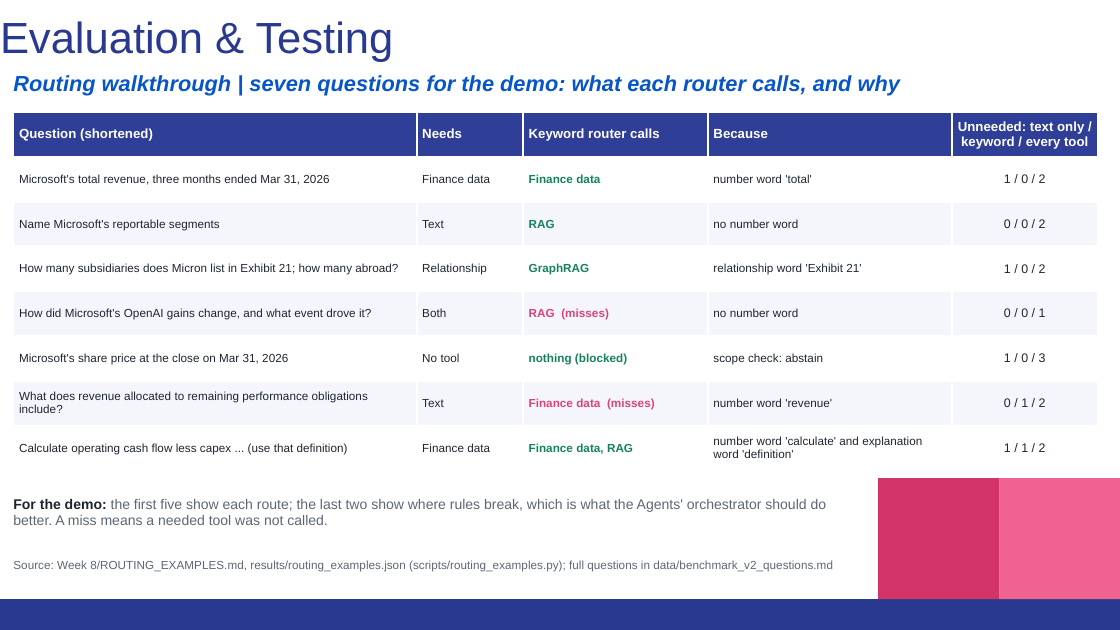
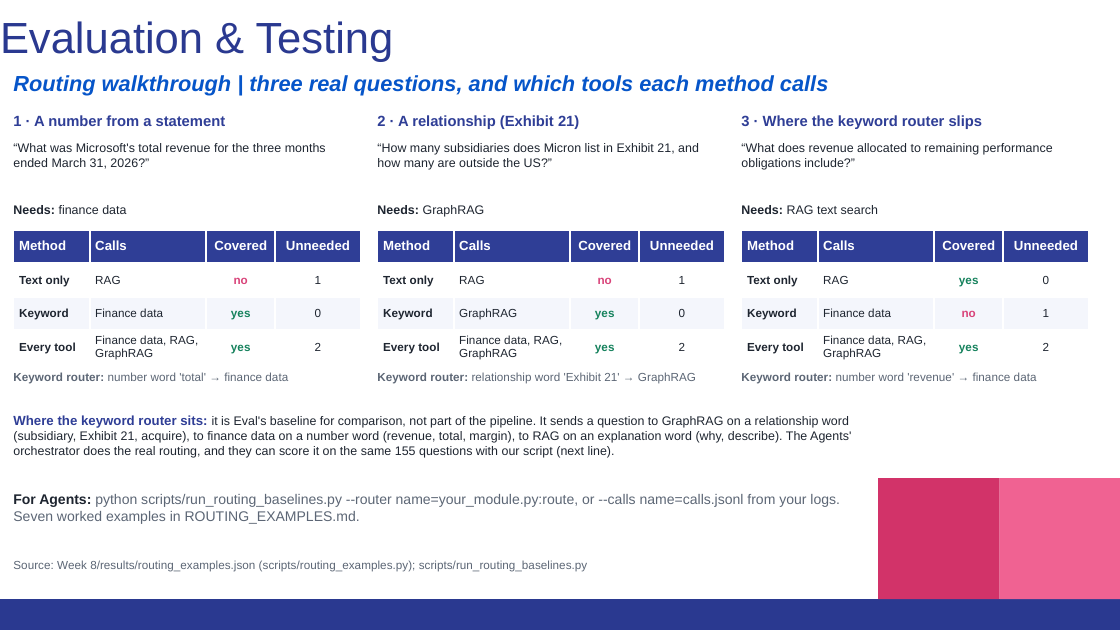
Before and after one commit to thomassong0604-oss/kpmg-eval, a slide deck: slide 6 of Week 8/deck/KPMG_Eval_Week8_11-12.pptx. Drawn at 1120x630 pixels with LibreOffice and Linux fonts; fonts in the diff are those of the drawing. Boxes give left, top, right and bottom in pixels: in the first picture for what was removed or moved away, otherwise in the second. Text is boxed around its words. In the diff, an @@ line names an element or a change of style, - is before the commit and + after.

```diff
--- a/Week 8/deck/KPMG_Eval_Week8_11-12.pptx
+++ b/Week 8/deck/KPMG_Eval_Week8_11-12.pptx
@@ text at (x1=13, y1=75, x2=828, y2=95): text changed @@
-Routing walkthrough | seven questions for the demo: what each router calls, and why
+Routing walkthrough | three real questions, and which tools each method calls
@@ table removed at (x1=13, y1=112, x2=1098, y2=470), 8 rows, 5 columns @@
-Question (shortened) | Needs | Keyword router calls | Because | Unneeded: text only / keyword / every tool
-Microsoft's total revenue, three months ended Mar 31, 2026 | Finance data | Finance data | number word 'total' | 1 / 0 / 2
-Name Microsoft's reportable segments | Text | RAG | no number word | 0 / 0 / 2
-How many subsidiaries does Micron list in Exhibit 21; how many abroad? | Relationship | GraphRAG | relationship word 'Exhibit 21' | 1 / 0 / 2
-How did Microsoft's OpenAI gains change, and what event drove it? | Both | RAG (misses) | no number word | 0 / 0 / 1
-Microsoft's share price at the close on Mar 31, 2026 | No tool | nothing (blocked) | scope check: abstain | 1 / 0 / 3
-What does revenue allocated to remaining performance obligations include? | Text | Finance data (misses) | number word 'revenue' | 0 / 1 / 2
-Calculate operating cash flow less capex ... (use that definition) | Finance data | Finance data, RAG | number word 'calculate' and explanation word 'definition' | 1 / 1 / 2
@@ text added at (x1=13, y1=115, x2=226, y2=126), 9.5 pt, text #2F3E96, bold @@
+1 · A number from a statement
@@ text added at (x1=377, y1=115, x2=579, y2=129), 9.5 pt, text #2F3E96, bold @@
+2 · A relationship (Exhibit 21)
@@ text added at (x1=741, y1=115, x2=983, y2=129), 9.5 pt, text #2F3E96, bold @@
+3 · Where the keyword router slips
@@ text at (x1=13, y1=143, x2=326, y2=169): text changed; size 9 to 8 pt; text colour #5C6675 to #1E2530 @@
-For the demo: the first five show each route; the last two show where rules break, which is what the Agents' orchestrator should do better. A miss means a needed tool was not called.
+“What was Microsoft's total revenue for the three months ended March 31, 2026?”
@@ text added at (x1=377, y1=143, x2=699, y2=170), 8 pt, text #1E2530 @@
+“How many subsidiaries does Micron list in Exhibit 21, and how many are outside the US?”
@@ text added at (x1=741, y1=143, x2=1053, y2=170), 8 pt, text #1E2530 @@
+“What does revenue allocated to remaining performance obligations include?”
@@ text added at (x1=13, y1=205, x2=126, y2=214), 8 pt, text #1E2530 @@
+Needs: finance data
@@ text added at (x1=377, y1=205, x2=485, y2=217), 8 pt, text #1E2530 @@
+Needs: GraphRAG
@@ text added at (x1=741, y1=205, x2=878, y2=214), 8 pt, text #1E2530 @@
+Needs: RAG text search
@@ table added at (x1=13, y1=230, x2=361, y2=364), 4 rows, 4 columns @@
+Method | Calls | Covered | Unneeded
+Text only | RAG | no | 1
+Keyword | Finance data | yes | 0
+Every tool | Finance data, RAG, GraphRAG | yes | 2
@@ table added at (x1=377, y1=230, x2=725, y2=364), 4 rows, 4 columns @@
+Method | Calls | Covered | Unneeded
+Text only | RAG | no | 1
+Keyword | GraphRAG | yes | 0
+Every tool | Finance data, RAG, GraphRAG | yes | 2
@@ table added at (x1=741, y1=230, x2=1089, y2=364), 4 rows, 4 columns @@
+Method | Calls | Covered | Unneeded
+Text only | RAG | yes | 0
+Keyword | Finance data | no | 1
+Every tool | Finance data, RAG, GraphRAG | yes | 2
@@ text added at (x1=13, y1=372, x2=288, y2=384), 7.5 pt, text #5C6675 @@
+Keyword router: number word 'total' → finance data
@@ text added at (x1=377, y1=372, x2=696, y2=384), 7.5 pt, text #5C6675 @@
+Keyword router: relationship word 'Exhibit 21' → GraphRAG
@@ text added at (x1=741, y1=372, x2=1037, y2=384), 7.5 pt, text #5C6675 @@
+Keyword router: number word 'revenue' → finance data
@@ text added at (x1=13, y1=415, x2=851, y2=458), 8 pt, text #1E2530 @@
+Where the keyword router sits: it is Eval's baseline for comparison, not part of the pipeline. It sends a question to GraphRAG on a relationship word (subsidiary, Exhibit 21, acquire), to finance data on a number word (revenue, total, margin), to RAG on an explanation word (why, describe). The Agents' orchestrator does the real routing, and they can score it on the same 155 questions with our script (next line).
@@ text added at (x1=13, y1=494, x2=840, y2=524), 9 pt, text #5C6675 @@
+For Agents: python scripts/run_routing_baselines.py --router name=your_module.py:route, or --calls name=calls.jsonl from your logs. Seven worked examples in ROUTING_EXAMPLES.md.
@@ text at (x1=13, y1=560, x2=587, y2=572): text changed @@
-Source: Week 8/ROUTING_EXAMPLES.md, results/routing_examples.json (scripts/routing_examples.py); full questions in data/benchmark_v2_questions.md
+Source: Week 8/results/routing_examples.json (scripts/routing_examples.py); scripts/run_routing_baselines.py
```
Also in this commit, not shown: 2 other slides changed, 40 other files.
